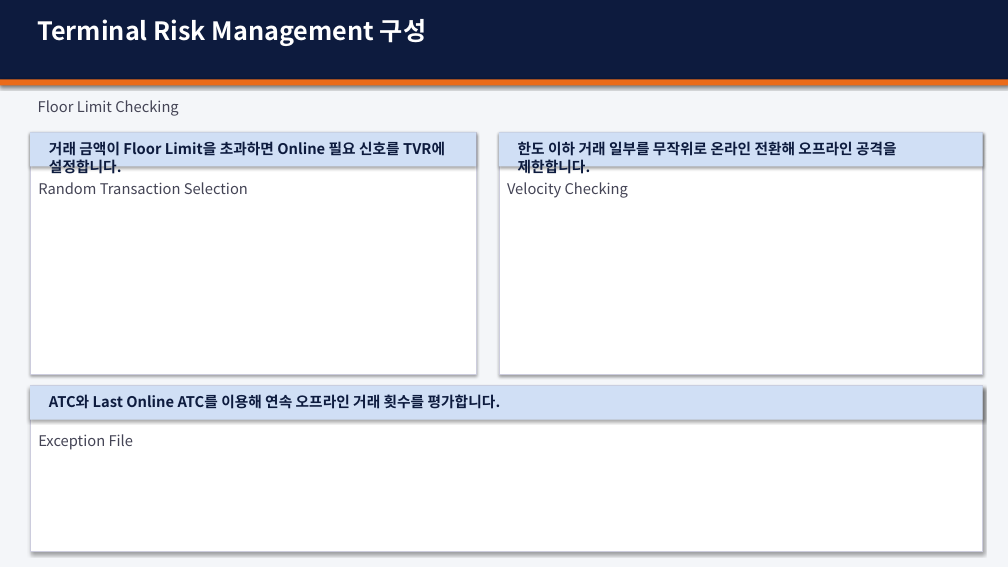
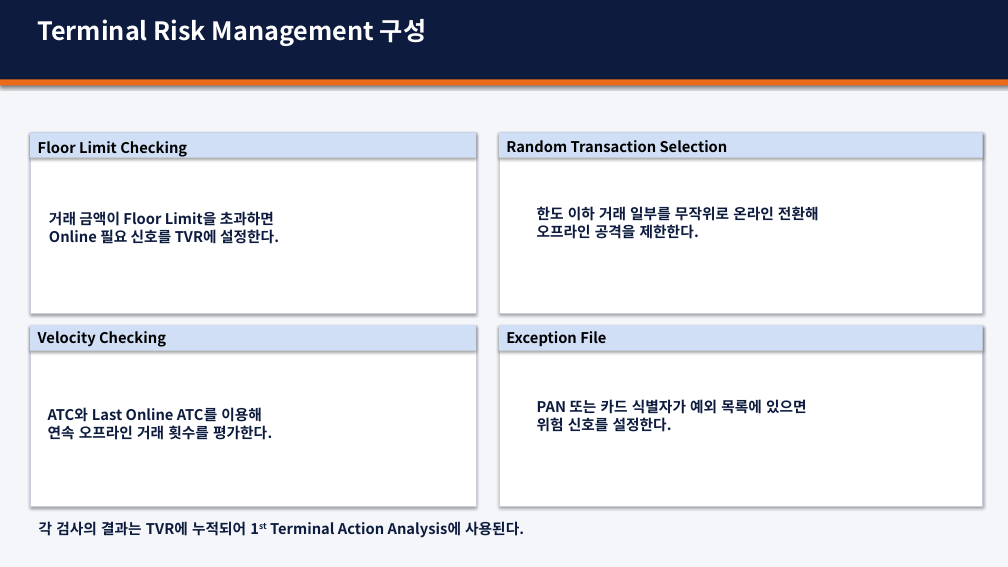
Before and after one commit to tjdguswls01/SeongHyeonJin_em, a slide deck: slide 24 of kernel/02_AMEX/amex.pptx (slide 25 before the commit). Drawn at 1008x567 pixels with LibreOffice and Linux fonts; fonts in the diff are those of the drawing. Boxes give left, top, right and bottom in pixels: in the first picture for what was removed or moved away, otherwise in the second. Text is boxed around its words. In the diff, an @@ line names an element or a change of style, - is before the commit and + after.

```diff
--- a/kernel/02_AMEX/amex.pptx
+++ b/kernel/02_AMEX/amex.pptx
@@ rectangle: place and size @@
-rectangle at [30, 132, 476, 166]
+rectangle at [30, 132, 476, 158]
@@ rectangle: place and size @@
-rectangle at [30, 132, 476, 374]
+rectangle at [30, 132, 476, 313]
@@ text "Floor Limit Checking": place and size @@
-text "Floor Limit Checking" at [38, 100, 178, 116]
+text "Floor Limit Checking" at [38, 141, 187, 157]
@@ text "Floor Limit Checking" at [38, 141, 187, 157]: text colour #444455 to #000000, bold on @@
@@ rectangle: place and size @@
-rectangle at [499, 132, 983, 166]
+rectangle at [499, 132, 983, 158]
@@ rectangle: place and size @@
-rectangle at [499, 132, 983, 374]
+rectangle at [499, 132, 983, 313]
@@ text "Random Transaction Selection": place and size @@
-text "Random Transaction Selection" at [38, 182, 248, 194]
+text "Random Transaction Selection" at [506, 140, 728, 152]
@@ text at [537, 206, 819, 239]: text changed @@
-한도 이하 거래 일부를 무작위로 온라인 전환해 오프라인 공격을 제한합니다.
+한도 이하 거래 일부를 무작위로 온라인 전환해
+오프라인 공격을 제한한다.
@@ text at [49, 211, 279, 244]: text changed @@
-거래 금액이 Floor Limit을 초과하면 Online 필요 신호를 TVR에 설정합니다.
+거래 금액이 Floor Limit을 초과하면
+Online 필요 신호를 TVR에 설정한다.
@@ text "Velocity Checking": place and size @@
-text "Velocity Checking" at [507, 182, 628, 198]
+text "Velocity Checking" at [38, 331, 166, 347]
@@ rectangle added at [30, 325, 476, 506], fill #FFFFFF, outline #CCCCDD 0.75 pt @@
@@ rectangle added at [30, 325, 476, 351], fill #D0DFF5 @@
@@ text colour #444455 to #000000, bold on; line spacing 1.5 to 1 in 3 elements at [506, 140, 728, 152], [38, 331, 166, 347], [506, 331, 606, 346] @@
@@ text "Exception File": place and size @@
-text "Exception File" at [38, 434, 133, 450]
+text "Exception File" at [506, 331, 606, 346]
@@ rectangle: place and size @@
-rectangle at [30, 386, 983, 552]
+rectangle at [499, 325, 983, 506]
@@ rectangle added at [499, 325, 983, 351], fill #D0DFF5 @@
@@ rectangle removed at [30, 386, 983, 420] @@
@@ text at [48, 407, 272, 440]: text changed @@
-ATC와 Last Online ATC를 이용해 연속 오프라인 거래 횟수를 평가합니다.
+ATC와 Last Online ATC를 이용해
+연속 오프라인 거래 횟수를 평가한다.
@@ text added at [537, 399, 807, 432], 14 pt, text #0D1B3E, bold @@
+PAN 또는 카드 식별자가 예외 목록에 있으면
+위험 신호를 설정한다.
@@ text added at [39, 521, 524, 538], 14 pt, text #0D1B3E, bold @@
+각 검사의 결과는 TVR에 누적되어 1st Terminal Action Analysis에 사용된다.
```
Also in this commit, not shown: 17 other slides changed, 1 slide removed, 2 other files.
